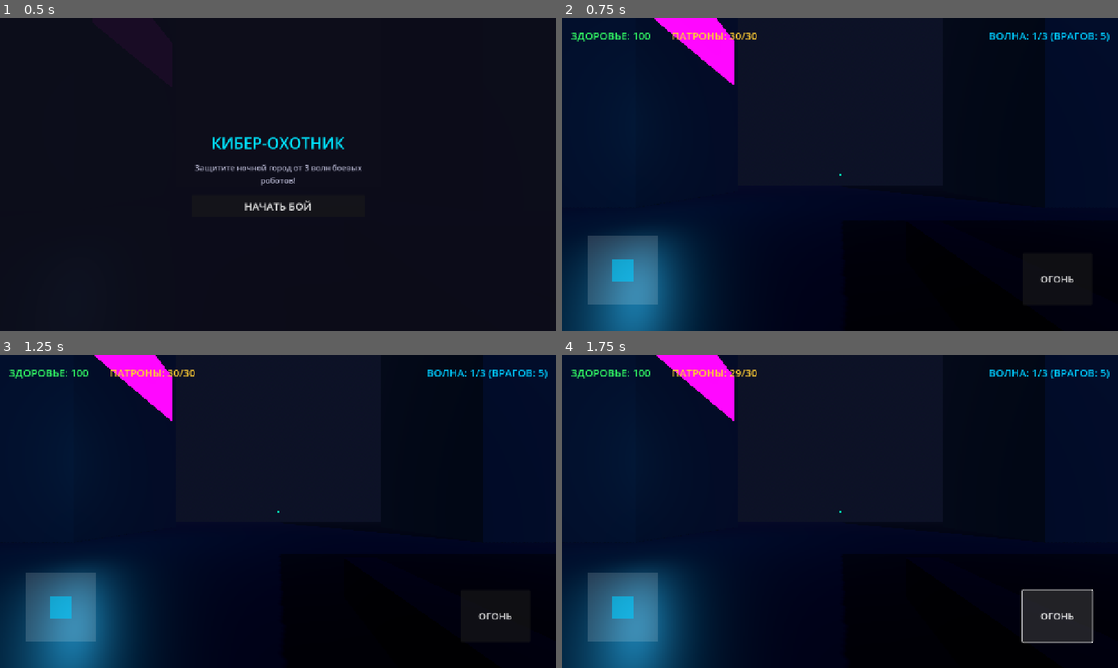
Above: before the commit, frames 1-4 (two rows, left to right).
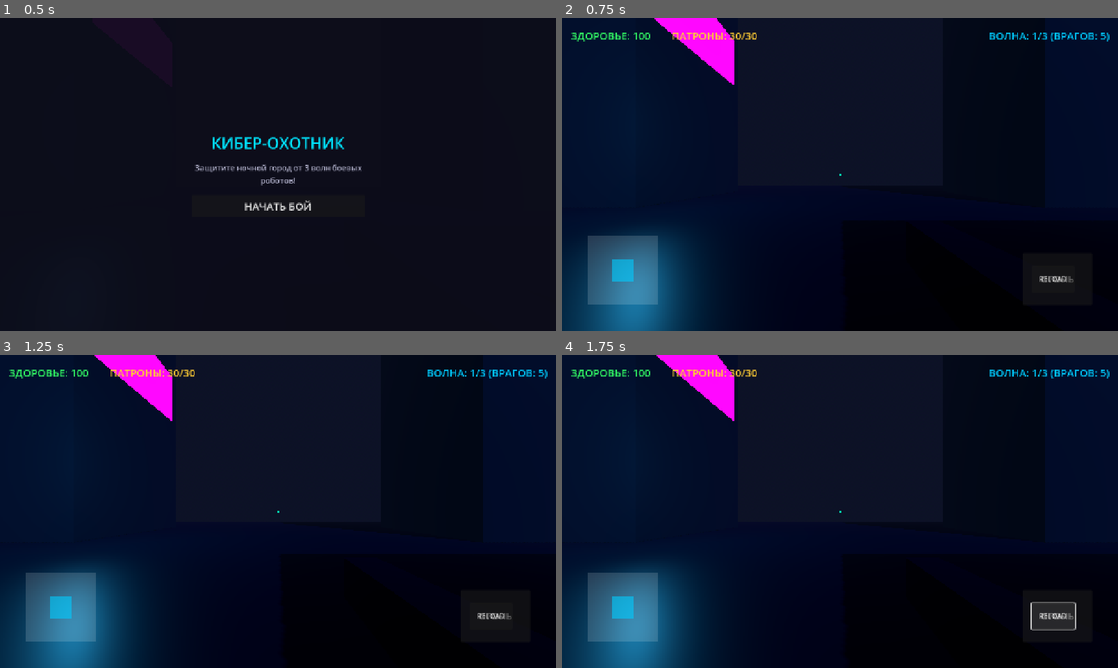
Above: after the commit, the same moments.

Repository: edem14915-cpu/NOIR-AI-GAME-STUDIO
Game: Godot game, scene res://scenes/Main.tscn
Same seed, same stepped clock (60 frames per second), same inputs: the game is played once before the commit and once after it.
Inputs (mouse positions are in pixels of both pictures, inside the frame that each line leads up to):
- Up to frame 1 (0.5 s): no input
- Up to frame 2 (0.75 s): click "НАЧАТЬ БОЙ" at 0.5 s
- Up to frame 3 (1.25 s): no input
- Up to frame 4 (1.75 s): click (1051, 614) at 1.25 s, where only the run after the commit has a clickable "RELOAD"

Frame 1 is identical in both runs. In frame 2, less than 0.1% of the frame differs, in the area x 85-92%, y 82-85%; in frame 3, less than 0.1%; in frame 4, 0.5%, in the area x 30-96%, y 4-93%.

Commit message:
NOIR AI: upload CyberpunkNightHunter/scenes/UI.tscn

Diff:
--- a/output/CyberpunkNightHunter/scenes/UI.tscn
+++ b/output/CyberpunkNightHunter/scenes/UI.tscn
@@ -67,15 +67,17 @@
 text = "ВОЛНА: 1/3 (ВРАГОВ: 5)"
 
 [node name="TouchZoneLook" type="Control" parent="HUD"]
-layout_mode = 1
-anchors_preset = 15
-anchor_right = 1.0
-anchor_bottom = 1.0
-grow_horizontal = 2
-grow_vertical = 2
 mouse_filter = 1
+layout_mode = 1
+anchors_preset = 15
+anchor_right = 1.0
+anchor_bottom = 1.0
+grow_horizontal = 2
+grow_vertical = 2
+mouse_filter = 1
 
 [node name="VirtualJoystick" type="Control" parent="HUD"]
+mouse_filter = 0
 layout_mode = 1
 anchors_preset = 2
 anchor_top = 1.0
@@ -127,6 +129,20 @@
 theme_override_font_sizes/font_size = 22
 text = "ОГОНЬ"
 
+
+[node name="ReloadBtn" type="Button" parent="HUD"]
+offset_left = -200.0
+offset_top = -150.0
+offset_right = -100.0
+offset_bottom = -90.0
+anchor_left = 1.0
+anchor_top = 1.0
+anchor_right = 1.0
+anchor_bottom = 1.0
+grow_horizontal = 0
+grow_vertical = 0
+text = "RELOAD"
+
 [node name="StartMenu" type="ColorRect" parent="."]
 anchors_preset = 15
 anchor_right = 1.0
